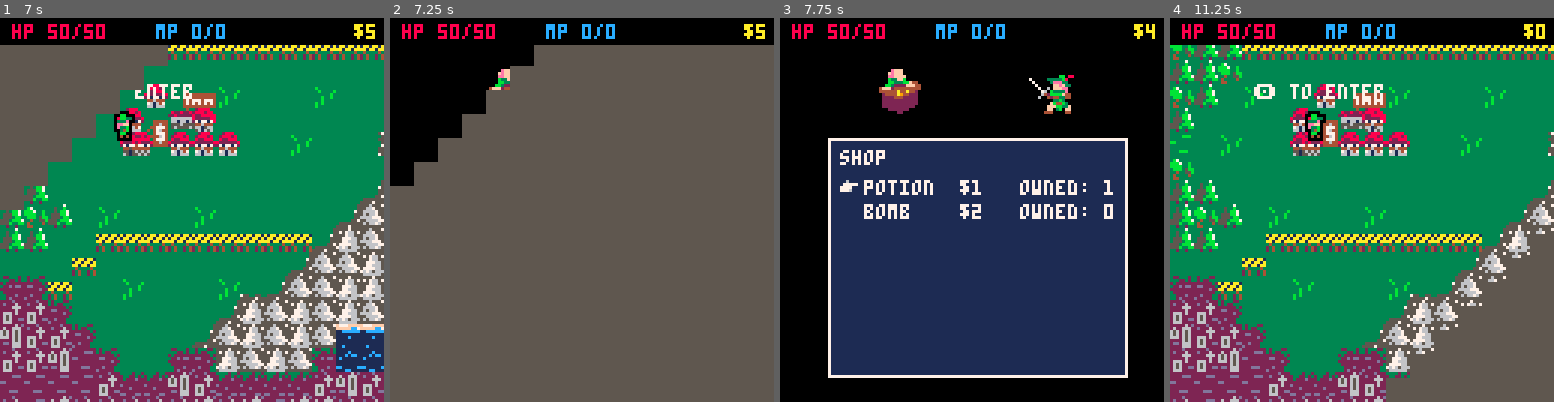
Above: before the commit, frames 1-4 (left to right).
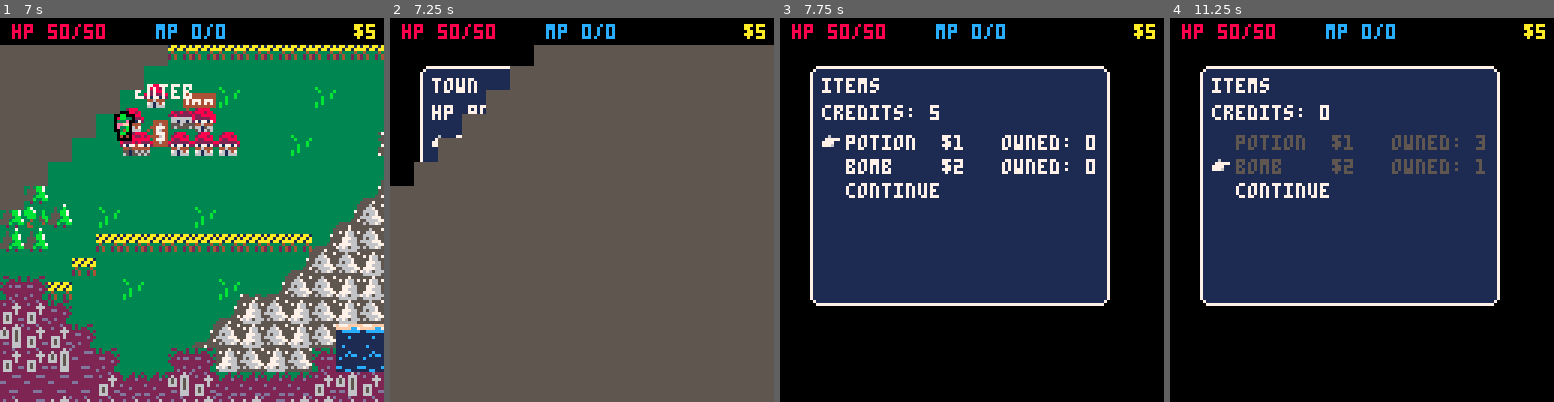
Above: after the commit, the same moments.

Repository: AddisonMink/pico8-rpg
Game: PICO-8 cartridge main.p8
The game is run twice, just before and just after one commit, with the same random seed, the same clock (stepped at 60 frames per second) and the same inputs.
Inputs:
- Up to frame 1 (7 s): tap X (X key) at 0.33, 1.07, 1.85, 2.97, 4.08, 5.2, 6.32 s; tap O (Z key) at 0.7, 1.7, 2.1, 2.5, 2.9, 3.3, 3.7, 4.1, 4.5, 4.9, 5.3, 5.7, 6.1, 6.5, 6.9 s; hold Right 1.6-2.1 s; hold Up 2.15-2.42 s; hold Right 2.47-3.03 s; hold Left 3.08-3.58 s; hold Down 3.63-3.97 s; hold Right 4.02-4.68 s; hold Up 4.73-5.03 s; hold Left 5.08-5.68 s; hold Down 5.73-6.03 s; hold Right 6.08-6.58 s; hold Right from 6.63 s (still down)
- Up to frame 2 (7.25 s): release Right at 7.13 s; hold Up from 7.18 s (still down)
- Up to frame 3 (7.75 s): tap O (Z key) at 7.3, 7.7 s; tap X (X key) at 7.43 s; release Up at 7.45 s; hold Right from 7.5 s (still down)
- Up to frame 4 (11.25 s): release Right at 8.07 s; tap O (Z key) every 0.4 s from 8.1 to 10.9 s; hold Left 8.12-8.62 s; tap X (X key) at 8.55, 9.67, 10.78 s; hold Down 8.67-9 s; hold Right 9.05-9.72 s; hold Up 9.77-10.07 s; hold Left 10.12-10.72 s; hold Down 10.77-11.07 s; hold Right from 11.12 s (still down)

Frame 1 is identical in both runs. In frame 2, 3.5% of the frame differs, in the area x 7-32%, y 12-38%; in frame 3, 38%; in frame 4, 92%, in the area x 0-100%, y 2-100%.

Commit message:
add credit-based shop.

Diff:
--- a/main.p8
+++ b/main.p8
@@ -13,6 +13,7 @@
 #include dialogue.lua
 #include world.lua
 #include battle.lua
+#include town.lua
 #include game.lua
 
 #include menu2.lua
--- /dev/null
+++ b/town.lua
@@ -0,0 +1,70 @@
+function town_new()
+  local min_w, min_h = 100, 80
+  local credits = 5
+  local me = {}
+
+  local start_menu = menu2_new({
+    title = "town",
+    text = { "hp and mp restored!" },
+    elems = { "buy items" },
+    on_select = function(e)
+      global.player.hp = global.player.max_hp
+      global.player.mp = global.player.max_mp
+      global.items = {}
+    end,
+    next_state = function() return "item" end,
+    min_width = min_w,
+    min_height = min_h
+  })
+
+  local item_text = { "credits: " .. credits }
+
+  local item_menu = menu2_new({
+    title = "items",
+    text = item_text,
+    elems = { potion_item, bomb_item, "continue" },
+    validate_elem = function(e)
+      return type(e) == "string" or credits >= e.price
+    end,
+    stringify_elem = function(e)
+      if type(e) == "string" then return e end
+      local name = pad_str(e.name, 8)
+      local price = pad_str("$" .. e.price, 5)
+      local num_owned = global.items[e.name] and global.items[e.name].quantity or 0
+      local owned = "owned: " .. num_owned
+      return name .. price .. owned
+    end,
+    on_select = function(e)
+      if type(e) == "string" then return end
+      credits -= e.price
+      item_text[1] = "credits: " .. credits
+      if global.items[e.name] == nil then
+        global.items[e.name] = { type = "item", item = e, quantity = 0 }
+      end
+      global.items[e.name].quantity += 1
+      return "repeat"
+    end,
+    min_width = min_w,
+    min_height = min_h
+  })
+
+  local menu_graph = menu_graph_new(
+    "start",
+    {
+      start = start_menu,
+      item = item_menu
+    }
+  )
+
+  function me:update()
+    return menu_graph:update()
+  end
+
+  function me:draw()
+    local camera_x = peek2(0x5f28)
+    local camera_y = peek2(0x5f2a)
+    menu_graph:draw(camera_x + 10, camera_y + 16)
+  end
+
+  return me
+end
--- a/world.lua
+++ b/world.lua
@@ -130,6 +130,10 @@
     local scripted_battle = scripted_battle_tiles[key]
     dialogue = dialogue_map[key]
 
+    if dialogue == dialogue_town_shop then
+      dialogue = town_new()
+    end
+
     if scripted_battle and not on_scripted_battle_tile then
       on_scripted_battle_tile = true
       return "scripted_battle", scripted_battle
